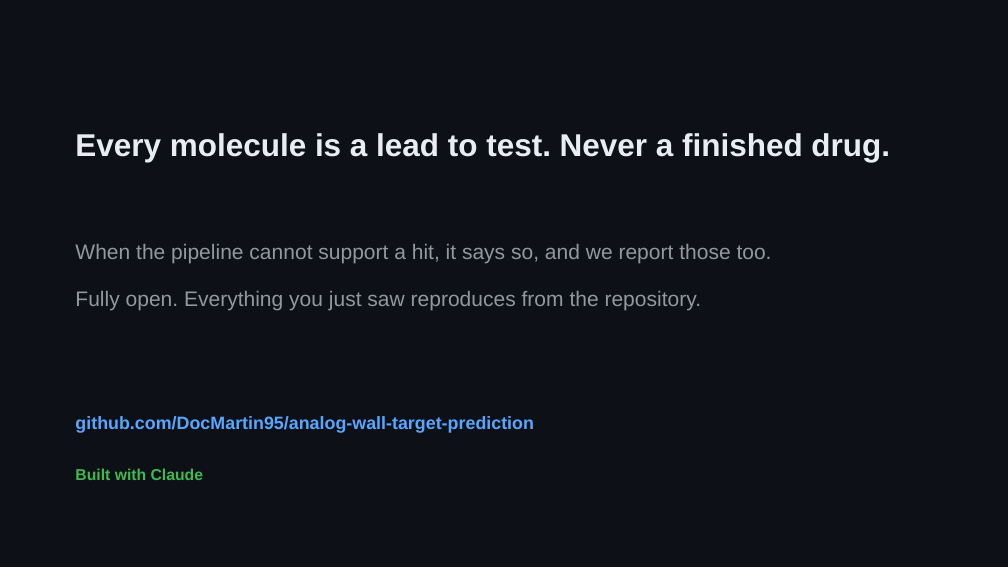
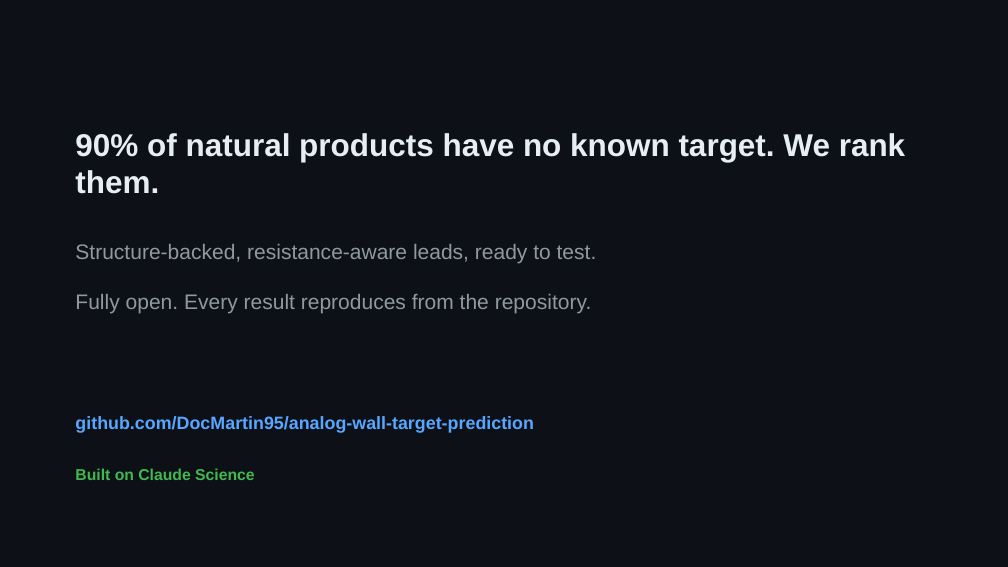
Before and after one commit to DocMartin95/analog-wall-target-prediction, a slide deck: slide 7 of demo/HitScreen_pitch.pptx. Drawn at 1008x567 pixels with LibreOffice and Linux fonts; fonts in the diff are those of the drawing. Boxes give left, top, right and bottom in pixels: in the first picture for what was removed or moved away, otherwise in the second. Text is boxed around its words. In the diff, an @@ line names an element or a change of style, - is before the commit and + after.

Commit message:
Rewrite pitch: expert voice, concrete results, Claude Science named, honesty as one earned line

```diff
--- a/demo/HitScreen_pitch.pptx
+++ b/demo/HitScreen_pitch.pptx
@@ text at [75, 133, 905, 194]: text changed @@
-Every molecule is a lead to test. Never a finished drug.
+90% of natural products have no known target. We rank them.
@@ text at [75, 244, 597, 313]: text changed @@
-When the pipeline cannot support a hit, it says so, and we report those too.
-Fully open. Everything you just saw reproduces from the repository.
+Structure-backed, resistance-aware leads, ready to test.
+Fully open. Every result reproduces from the repository.
@@ text at [75, 468, 254, 480]: text changed @@
-Built with Claude
+Built on Claude Science
```
Also in this commit, not shown: 1 slide added, 1 slide removed, 1 other file.
